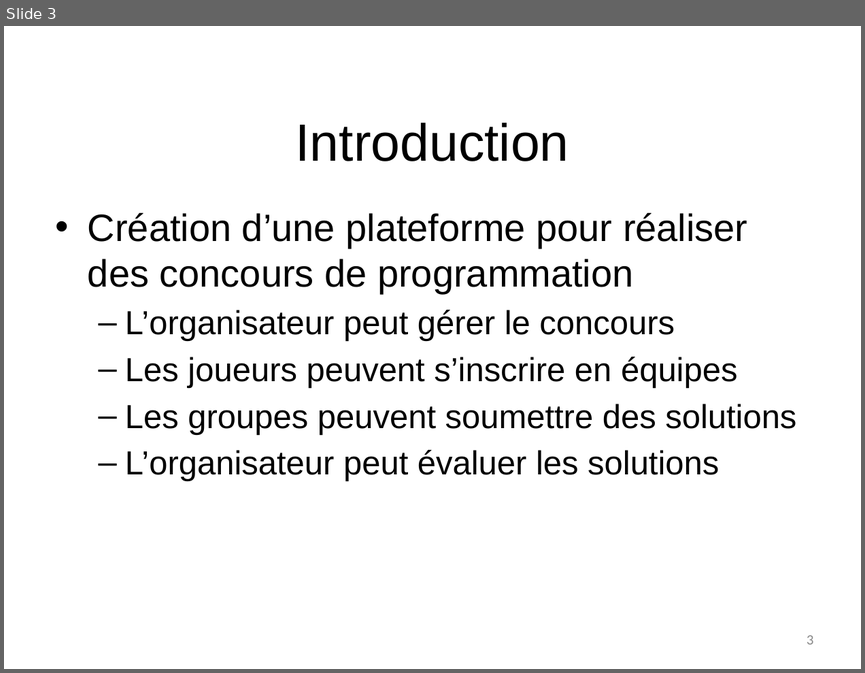
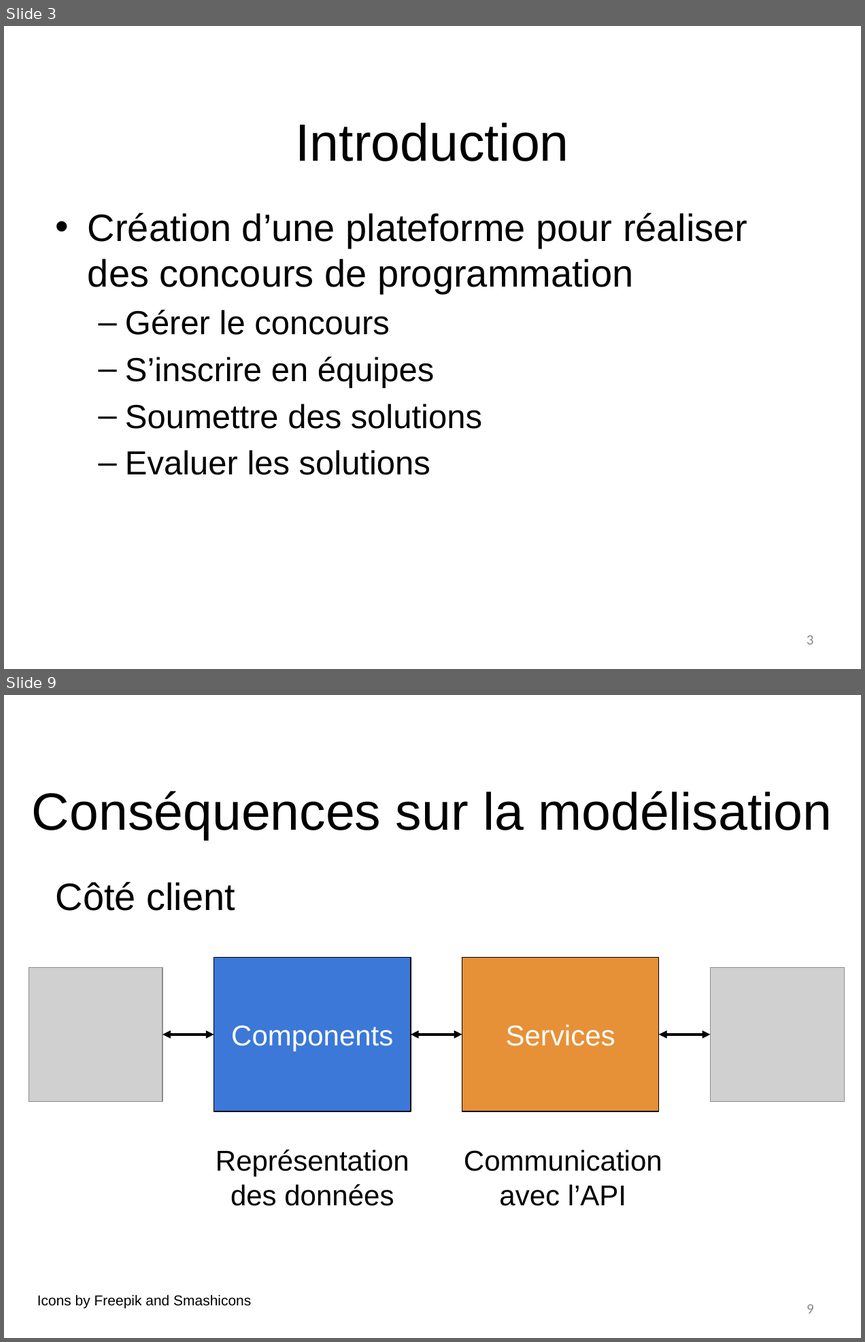
Before and after one commit to NicolasFuchs/Hashcode, a slide deck: Presentation/G6_presentation_intermediaire_fuchs_butty_rial.pptx. Shown one above the other, each under a label of ours: slide 3 before the commit, slides 3 and 9 after it; the slides between them are not shown. The pictures are 865x673 and 865x1342 pixels, drawn with LibreOffice and Linux fonts; fonts in the diff are those of the drawing; grey boxes stand for pictures; background and template pictures are left out. Boxes give left, top, right and bottom in pixels: in the first picture for what was removed or moved away, otherwise in the second. Text is boxed around its words. In the diff, an @@ line names an element or a change of style, - is before the commit and + after.

```diff
--- a/Presentation/G6_presentation_intermediaire_fuchs_butty_rial.pptx
+++ b/Presentation/G6_presentation_intermediaire_fuchs_butty_rial.pptx
@@ slide 9 added at [4, 695, 861, 1338], background #FFFFFF @@
@@ title added at [32, 791, 832, 840], 44 pt, text #000000 @@
+Conséquences sur la modélisation
@@ text added at [56, 881, 235, 911], 32 pt, text #000000 @@
+Côté client
@@ rectangle added at [214, 957, 411, 1111], fill #3C78D8, outline #000000 0.75 pt, 24 pt, text #FFFFFF @@
+Components
@@ rectangle added at [462, 957, 660, 1111], fill #E69138, outline #000000 0.75 pt, 24 pt, text #FFFFFF @@
+Services
@@ picture added at [29, 968, 162, 1101] @@
@@ picture added at [710, 968, 844, 1101] @@
@@ double arrow added from (162, 1034) to (214, 1034), #000000 2.25 pt @@
@@ double arrow added from (411, 1034) to (462, 1034), #000000 2.25 pt @@
@@ double arrow added from (659, 1034) to (710, 1034), #000000 2.25 pt @@
@@ text added at [215, 1149, 409, 1206], 24 pt, text #000000 @@
+Représentation des données
@@ text added at [464, 1149, 662, 1206], 24 pt, text #000000 @@
+Communication avec l’API
@@ text added at [37, 1294, 251, 1308], 12 pt, text #000000 @@
+Icons by Freepik and Smashicons
@@ page number added at [806, 1304, 814, 1313], 12 pt, text #888888 @@
+9
@@ slide 3 changed as well @@
@@ text at [125, 310, 482, 475]: text changed @@
-  – L’organisateur peut gérer le concours
-  – Les joueurs peuvent s’inscrire en équipes
-  – Les groupes peuvent soumettre des solutions
-  – L’organisateur peut évaluer les solutions
+  – Gérer le concours
+  – S’inscrire en équipes
+  – Soumettre des solutions
+  – Evaluer les solutions
```
Also in this commit, not shown: 2 other slides changed, 8 other slides added, 7 slides removed, 9 other files.
